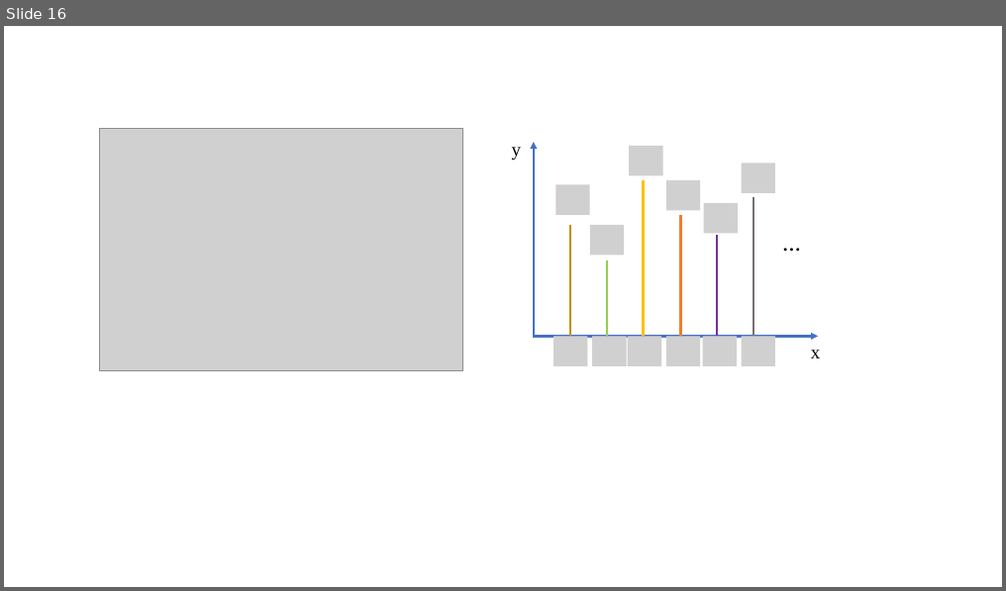
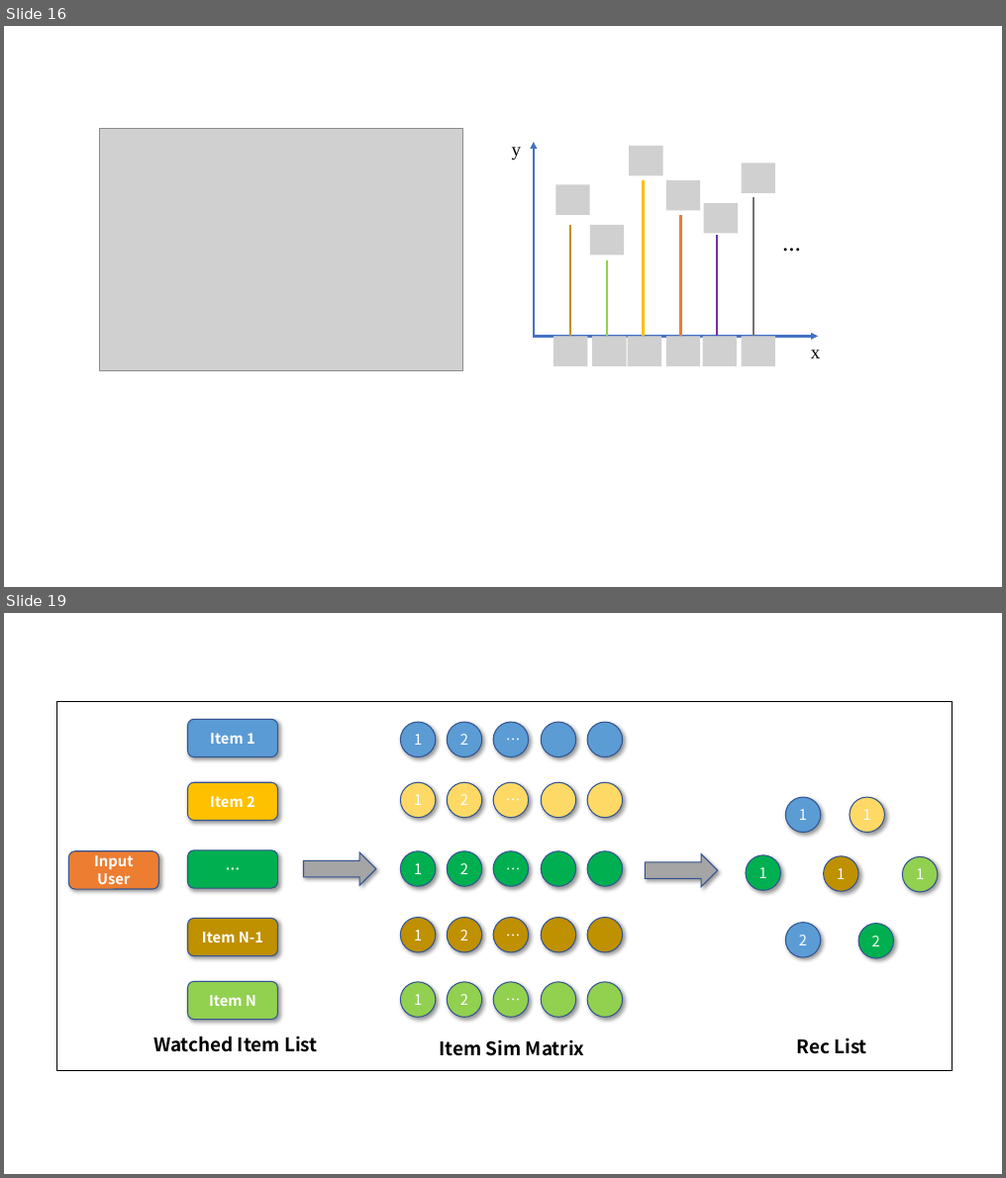
Before and after one commit to gmlyytt-YANG/img-repo, a slide deck: pictures.pptx. Shown one above the other, each under a label of ours: slide 16 before the commit, slides 16 and 19 after it; the slides between them are not shown. The pictures are 1006x591 and 1006x1178 pixels, drawn with LibreOffice and Linux fonts; fonts in the diff are those of the drawing; grey boxes stand for pictures. Boxes give left, top, right and bottom in pixels: in the first picture for what was removed or moved away, otherwise in the second. Text is boxed around its words. In the diff, an @@ line names an element or a change of style, - is before the commit and + after.

```diff
--- a/pictures.pptx
+++ b/pictures.pptx
@@ slide 19 added at [4,613,1002,1174], background #FFFFFF @@
@@ group added at [56,702,951,1072]: 32 ellipses, 6 rounded rectangles, 3 texts, 2 right arrows, 1 rectangle @@
+Item 1
+Item 2
+…
+Item N-1
+Item N
+Input User
+Item Sim Matrix
+1
+2
+…
+1
+2
+…
+1
+2
+…
+1
+2
+…
+1
+2
+…
+1
+1
+1
+1
+1
+2
+2
+Rec List
+Watched Item List
```
Also in this commit, not shown: 1 slide changed, 1 other slide added, 4 other files.
